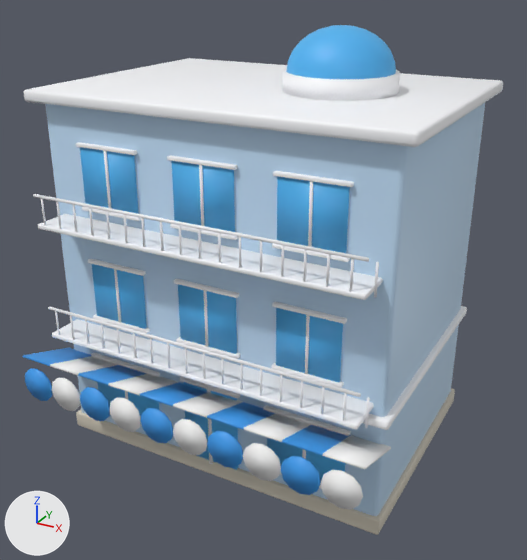
One commit to the glTF model public/assets/structures/shop_blue.glb: the scene before it, then after it.
Rendered twice from a 50 mm lens placed at (9.58, -17.9, 13.68), pointed at (0.29, -1.0, 5.23). Lighting does not change. The marker at lower left points along +X, +Y and +Z. The picture after the commit comes second. Vertices at exactly the same position are counted once.

Names of what the first picture shows: 'shop_blue'.
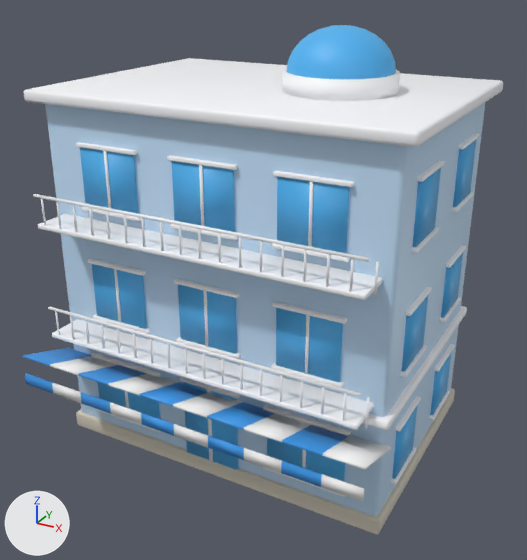
Changed parts and their boxes [x1, y1, x2, y2] in the pictures (527 x 560 px):
part 1 of me_shop_blue, added: after [391, 447, 416, 485]
part 2 of me_shop_blue, added: after [395, 396, 421, 432]
part 3 of me_shop_blue, added: after [429, 391, 450, 420]
part 4 of me_shop_blue, added: after [434, 344, 455, 372]
part 5 of me_shop_blue, added: after [440, 297, 461, 323]
part 6 of me_shop_blue, added: after [446, 245, 466, 268]
part 7 of me_shop_blue, rebuilt (14% shorter): before [80, 387, 281, 481]; after [80, 392, 282, 473]
part 8 of me_shop_blue, deleted: before [25, 368, 81, 411]
part 9 of me_shop_blue, deleted: before [281, 456, 363, 510]
part 10 of me_shop_blue, added: after [392, 133, 480, 479]
part 11 of me_shop_blue, added: after [25, 373, 81, 403]
part 12 of me_shop_blue, added: after [281, 461, 364, 502]

The change in detail:
me_shop_blue is used by ob_shop_blue; location (0.0, 0.0, 0.0).
me_shop_blue had 2536 vertices, 4752 faces and spanned x -5.35..5.35, y -5.31..3.85, z 0.0..12.17.
me_shop_blue now has 4882 vertices, 9220 faces and spans x -5.35..5.35, y -5.26..3.85, z 0.0..12.17.
me_shop_blue part 1: the loose piece of 56 vertices spanning x -5.1..5.1, y -3.6..3.6, z 0.0..0.5 is copied, and the copy is scaled about its middle by (0.0214, 0.235, 0.176), then moved by (5.03, -1.7, 0.71), in mat_m_white (white #fbfcff); it spans x 4.91..5.15, y -2.55..-0.85, z 0.91..1.01.
me_shop_blue part 2: the loose piece of 56 vertices spanning x -5.15..5.15, y -3.65..3.65, z 3.3..3.55 is copied, and the copy is scaled about its middle by (0.0193, 0.232, 0.42), then moved by (5.02, -1.7, -0.78); it spans x 4.91..5.13, y -2.55..-0.85, z 2.59..2.69.
me_shop_blue part 3: the loose piece of 56 vertices spanning x -5.1..5.1, y -3.6..3.6, z 0.0..0.5 is copied, and the copy is scaled about its middle by (0.0214, 0.235, 0.176), then moved by (5.03, 1.7, 0.71), in mat_m_white (white #fbfcff); it spans x 4.91..5.15, y 0.85..2.55, z 0.91..1.01.
me_shop_blue part 4: the loose piece of 56 vertices spanning x -5.15..5.15, y -3.65..3.65, z 3.3..3.55 is copied, and the copy is scaled about its middle by (0.0193, 0.232, 0.42), then moved by (5.02, 1.7, -0.78); it spans x 4.91..5.13, y 0.85..2.55, z 2.59..2.69.
me_shop_blue part 5: the loose piece of 56 vertices spanning x -5.15..5.15, y -3.65..3.65, z 3.3..3.55 is copied, and the copy is scaled about its middle by (0.0212, 0.232, 0.42), then moved by (5.03, 1.7, 0.84); it spans x 4.91..5.15, y 0.85..2.55, z 4.21..4.31.
me_shop_blue part 6: the loose piece of 56 vertices spanning x -5.0..5.0, y -3.5..3.5, z 0.0..10.3 is copied, and the copy is scaled about its middle by (0.02, 0.244, 0.0076), then moved by (5.02, 1.7, 0.79), in mat_m_white (white #fbfcff); it spans x 4.91..5.13, y 0.85..2.55, z 5.89..5.99.
me_shop_blue part 7: the loose piece of 134 vertices spanning x -3.12..3.12, y -5.31..-5.26, z 2.04..3.08 is rebuilt with 28 vertices and now spans x -3.12..3.12, y -5.26..-5.21, z 2.41..2.75.
me_shop_blue part 8: the loose piece of 46 vertices spanning x -5.2..-3.12, y -5.31..-5.26, z 2.04..3.08 is deleted.
me_shop_blue part 9: the loose piece of 46 vertices spanning x 3.12..5.2, y -5.31..-5.26, z 2.04..3.08 is deleted.
me_shop_blue part 10: 840 vertices added at x -5.15..5.15, y -2.55..3.58, z 1.0..9.29.
me_shop_blue part 11: 12 vertices added at x -5.2..-3.12, y -5.26..-5.21, z 2.41..2.75.
me_shop_blue part 12: 12 vertices added at x 3.12..5.2, y -5.26..-5.21, z 2.41..2.75.
Other edits to the shape of me_shop_blue do not show in these pictures.
